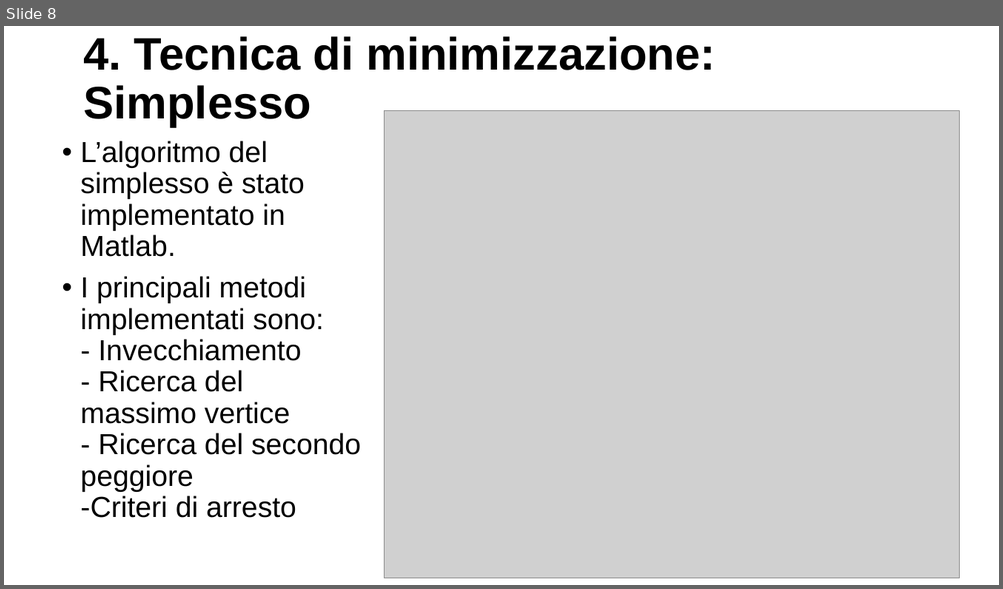
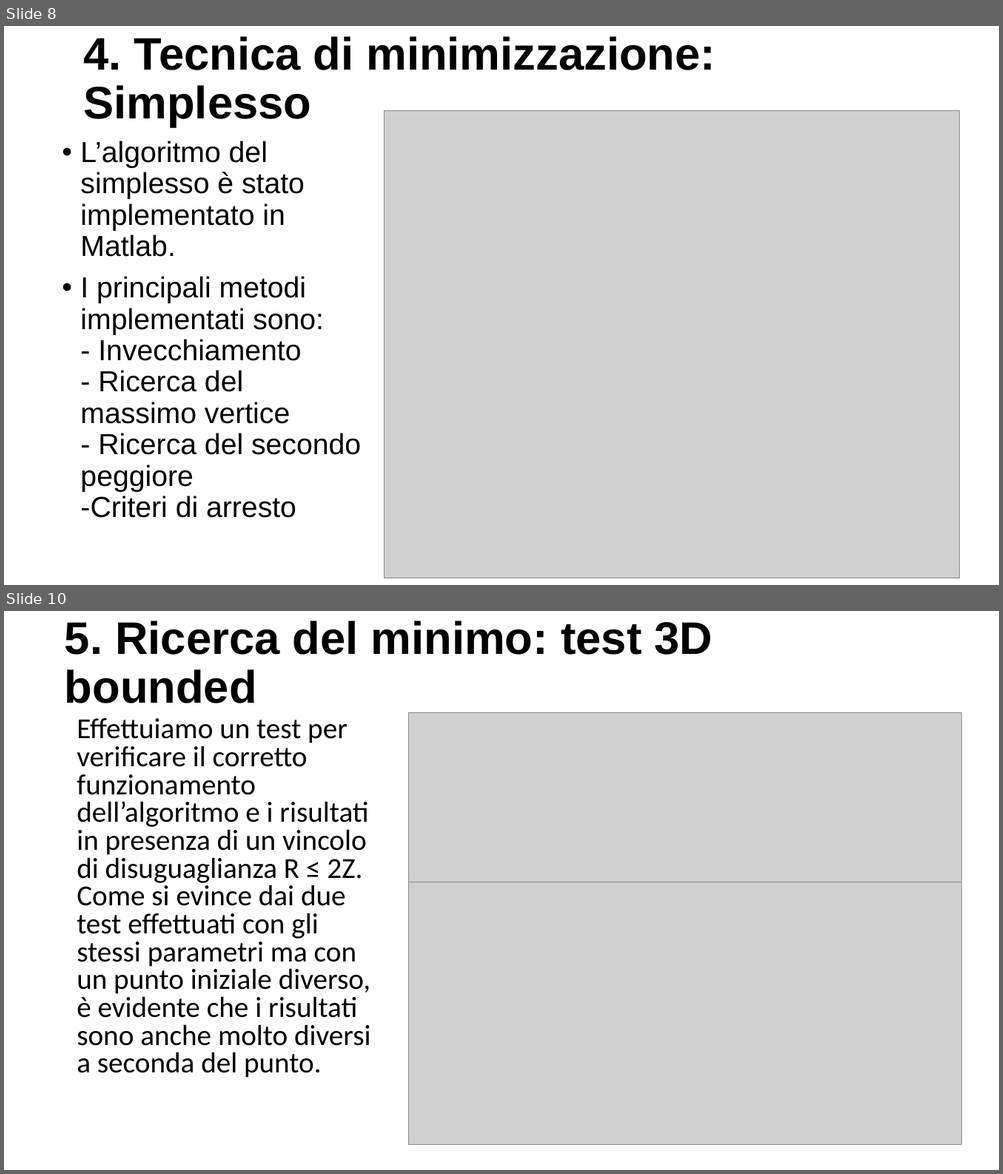
Before and after one commit to BernardoGiordano/NelderMeadMethod, a slide deck: presentazione progetto/Presentazione martone MOTT.pptx. Shown one above the other, each under a label of ours: slide 8 before the commit, slides 8 and 10 after it; the slides between them are not shown. The pictures are 1003x589 and 1003x1174 pixels, drawn with LibreOffice and Linux fonts; fonts in the diff are those of the drawing; grey boxes stand for pictures; background and template pictures are left out. Boxes give left, top, right and bottom in pixels: in the first picture for what was removed or moved away, otherwise in the second. Text is boxed around its words. In the diff, an @@ line names an element or a change of style, - is before the commit and + after.

```diff
--- a/presentazione progetto/Presentazione martone MOTT.pptx
+++ b/presentazione progetto/Presentazione martone MOTT.pptx
@@ slide 10 added at [4,611,999,1170], background picture (left out) @@
@@ title added at [65,621,713,703], 44 pt, text #000000, bold @@
+5. Ricerca del minimo: test 3D bounded
@@ text added at [77,718,371,1078], 28 pt, text #000000 @@
+Effettuiamo un test per verificare il corretto funzionamento dell’algoritmo e i risultati in presenza di un vincolo di disuguaglianza R ≤ 2Z. Come si evince dai due test effettuati con gli stessi parametri ma con un punto iniziale diverso, è evidente che i risultati sono anche molto diversi a seconda del punto.
@@ picture added at [408,713,962,883] @@
@@ picture added at [408,882,962,1145] @@
```
Also in this commit, not shown: 1 other slide added, 1 slide removed.
